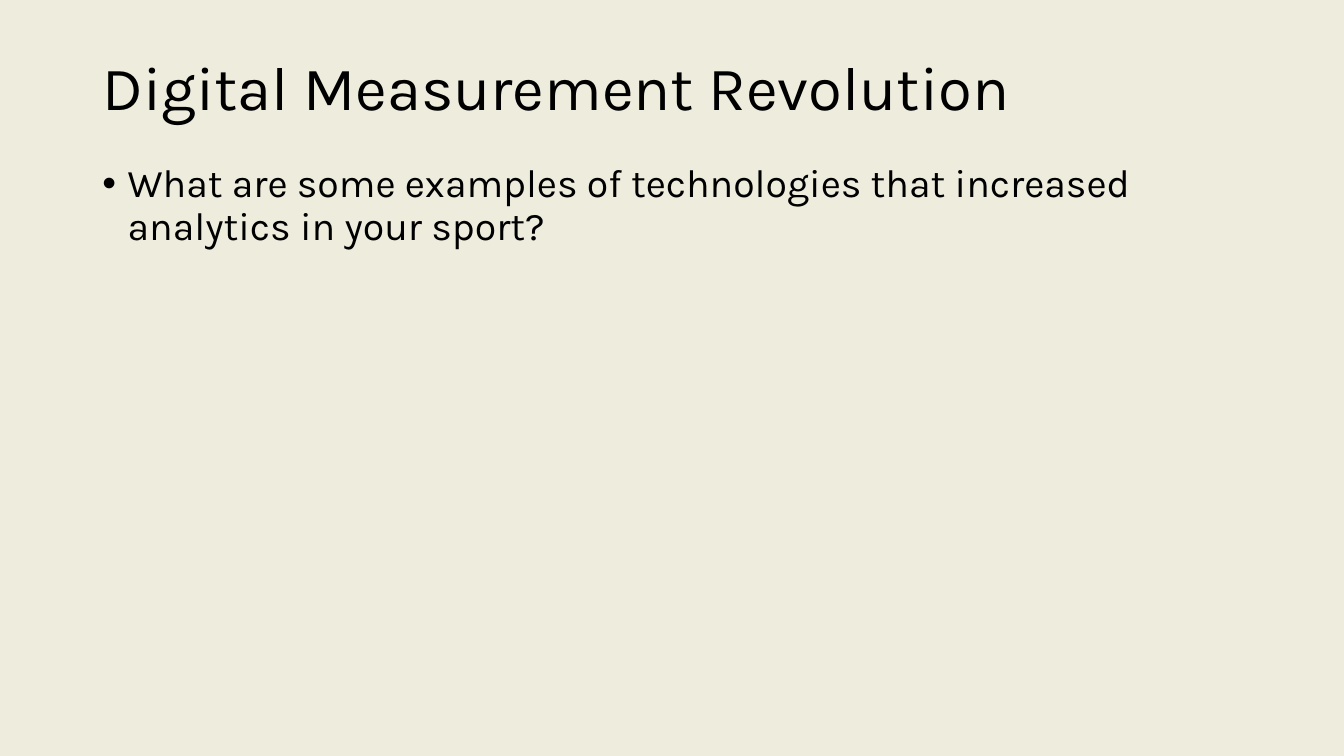
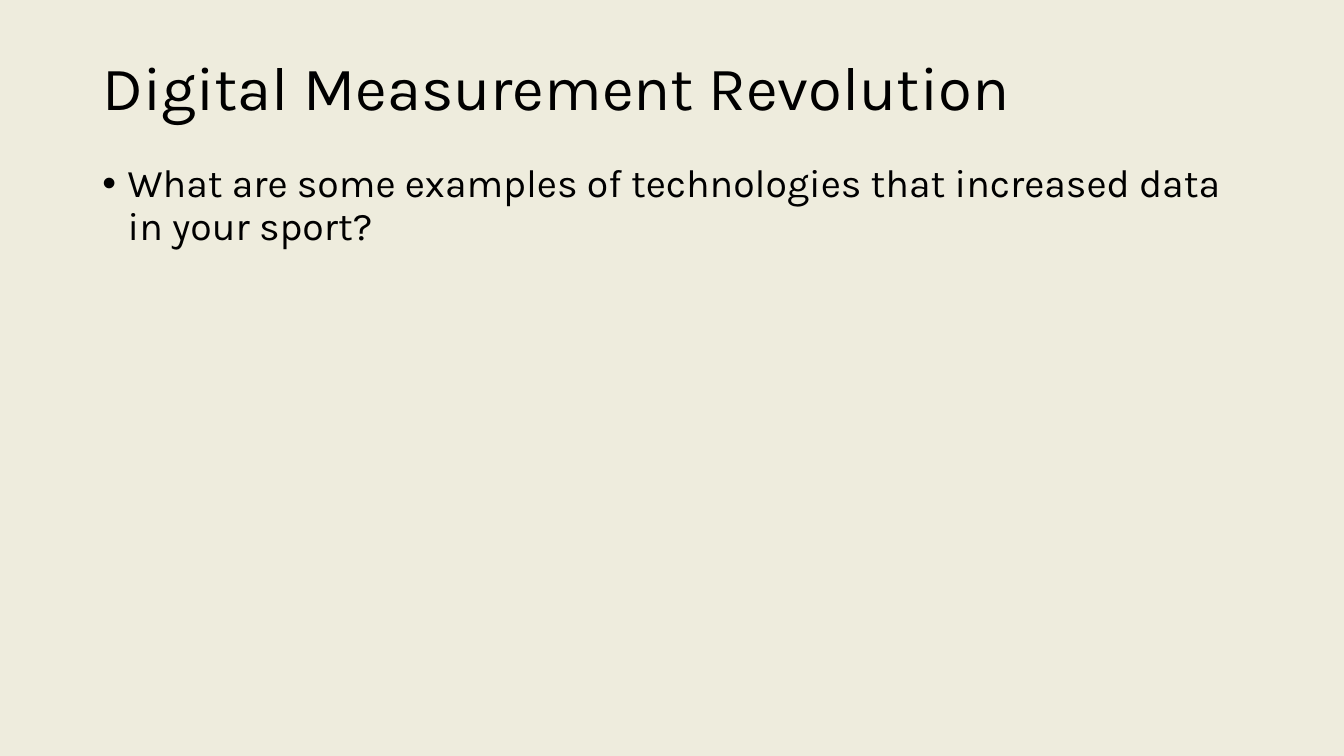
Before and after one commit to onishisaryu/HES-3000-Sports-Data-Analytics, a slide deck: slide 11 of pptx/Lecture1.pptx (slide 12 before the commit). Drawn at 1344x756 pixels with LibreOffice and Linux fonts; fonts in the diff are those of the drawing. Boxes give left, top, right and bottom in pixels: in the first picture for what was removed or moved away, otherwise in the second. Text is boxed around its words. In the diff, an @@ line names an element or a change of style, - is before the commit and + after.

```diff
--- a/pptx/Lecture1.pptx
+++ b/pptx/Lecture1.pptx
@@ text at <box>128,170,1220,250</box>: text changed @@
-• What are some examples of technologies that increased analytics in your sport?
+• What are some examples of technologies that increased data in your sport?
```
Also in this commit, not shown: 10 other slides changed, 2 other files.
